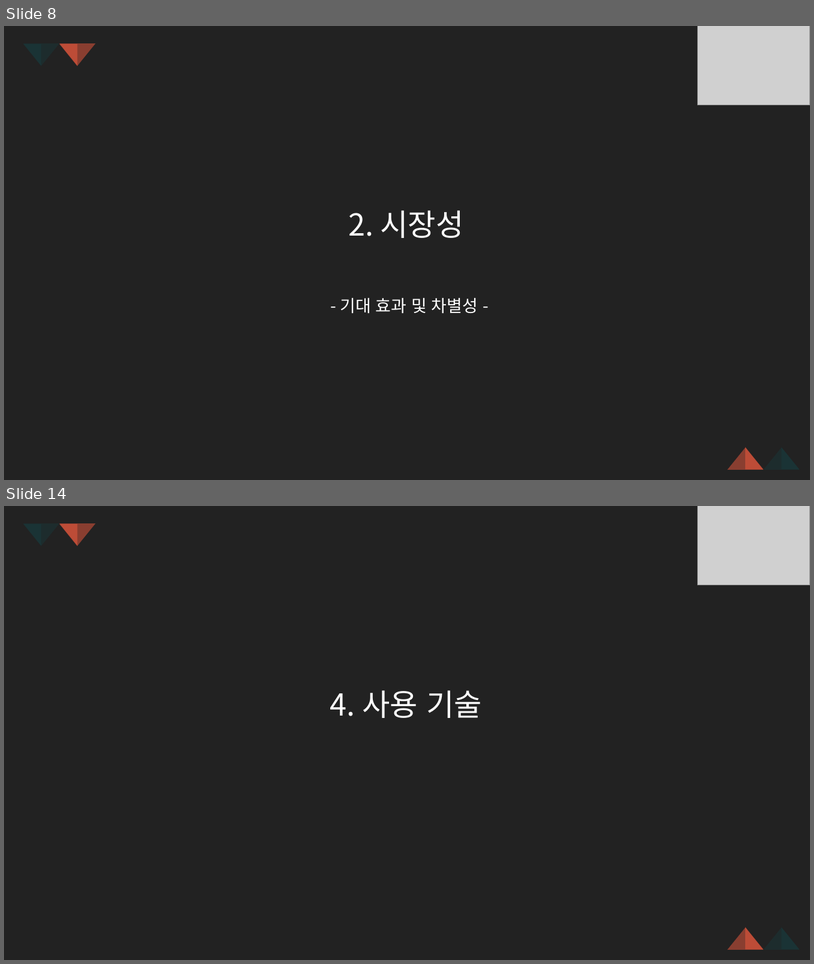
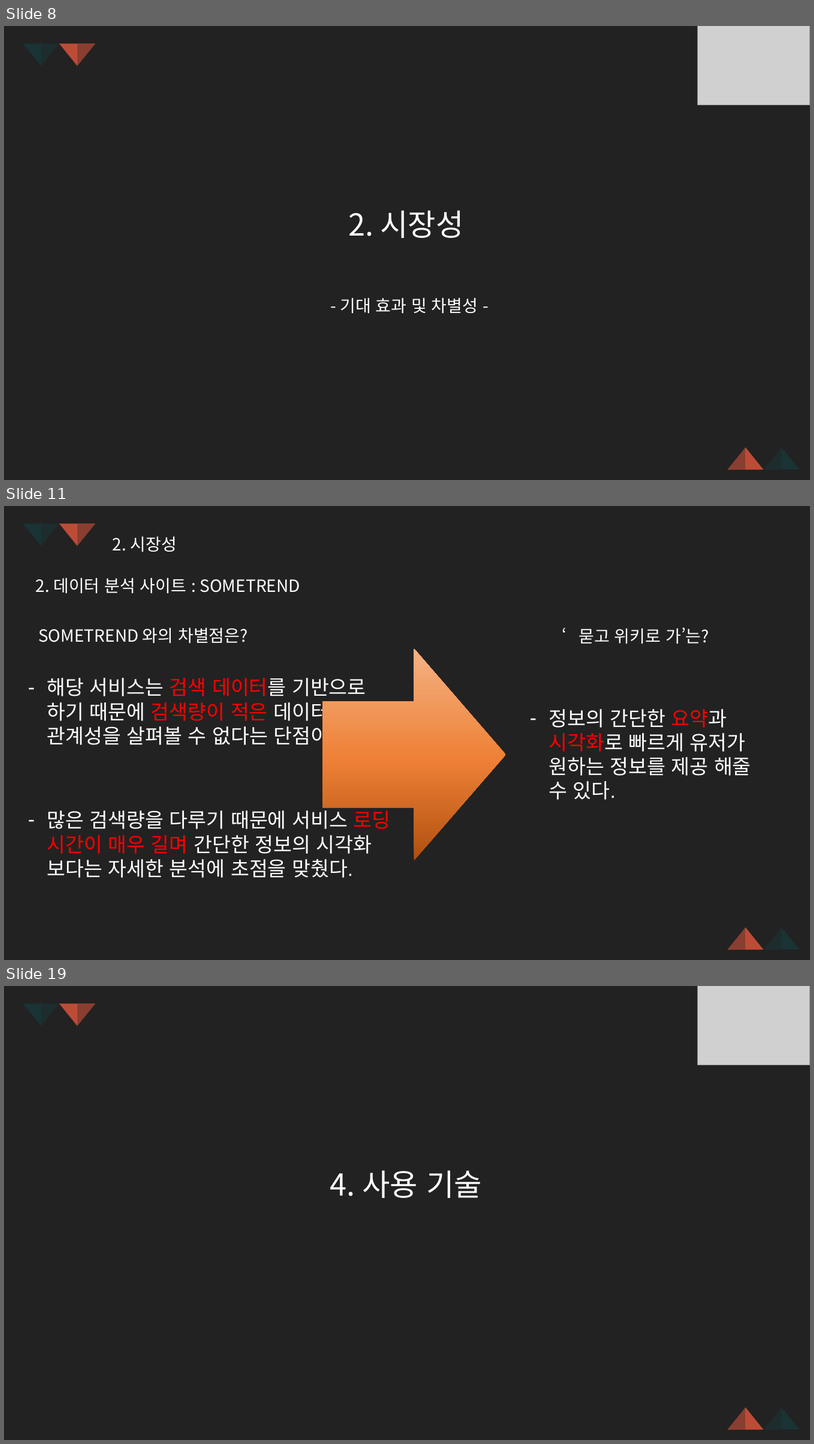
Before and after one commit to Q3333/Ask_and_Wiki, a slide deck: PPT 디자인/191121_새템플릿.pptx. Shown one above the other, each under a label of ours: slides 8 and 14 before the commit, slides 8, 11 and 19 after it; the slides between them are not shown. The pictures are 814x964 and 814x1444 pixels, drawn with LibreOffice and Linux fonts; fonts in the diff are those of the drawing; grey boxes stand for pictures; background and template pictures are left out. Boxes give left, top, right and bottom in pixels: in the first picture for what was removed or moved away, otherwise in the second. Text is boxed around its words. In the diff, an @@ line names an element or a change of style, - is before the commit and + after.

```diff
--- a/PPT 디자인/191121_새템플릿.pptx
+++ b/PPT 디자인/191121_새템플릿.pptx
@@ slide 11 added at (4, 506, 810, 960), background #222222; not listed: 8 template elements that a slide beside it also shows @@
@@ text added at (113, 537, 177, 552), 20 pt, text #FFFFFF @@
+2. 시장성
@@ text added at (36, 578, 300, 594), 20 pt, text #FFFFFF @@
+2. 데이터 분석 사이트 : SOMETREND
@@ text added at (38, 628, 248, 643), 20 pt, text #FFFFFF @@
+SOMETREND 와의 차별점은?
@@ text added at (579, 627, 710, 643), 20 pt, text #FFFFFF @@
+‘묻고 위키로 가’는?
@@ right arrow added at (323, 649, 506, 861), fill gradient #B0500F to #EE8137 to #F4B183 @@
@@ text added at (47, 678, 366, 749), 24 pt, text #FFFFFF @@
+– 해당 서비스는 검색 데이터를 기반으로 하기 때문에 검색량이 적은 데이터의 관계성을 살펴볼 수 없다는 단점이 있고,
@@ text added at (549, 709, 752, 799), 24 pt, text #FFFFFF @@
+– 정보의 간단한 요약과 시각화로 빠르게 유저가 원하는 정보를 제공 해줄 수 있다.
@@ text added at (47, 807, 390, 877), 24 pt, text #FFFFFF @@
+– 많은 검색량을 다루기 때문에 서비스 로딩 시간이 매우 길며 간단한 정보의 시각화 보다는 자세한 분석에 초점을 맞췄다.
@@ what was slide 14 is now slide 19 @@
```
Also in this commit, not shown: 11 slides changed, 4 other slides added, 6 other files.
